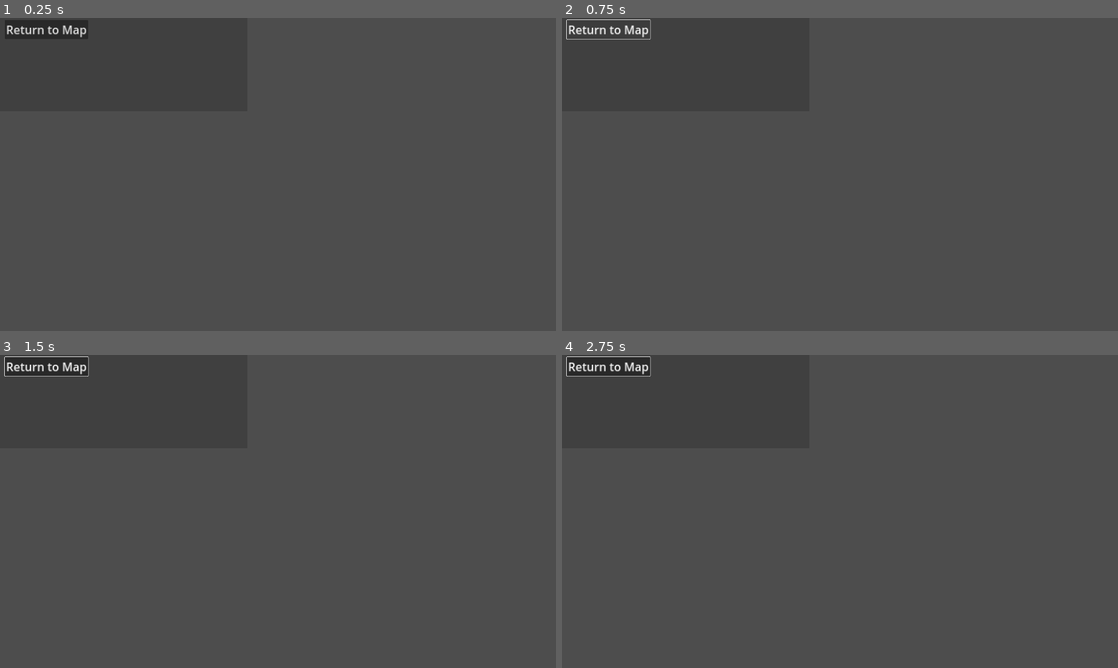
Above: before the commit, frames 1-4 (two rows, left to right).
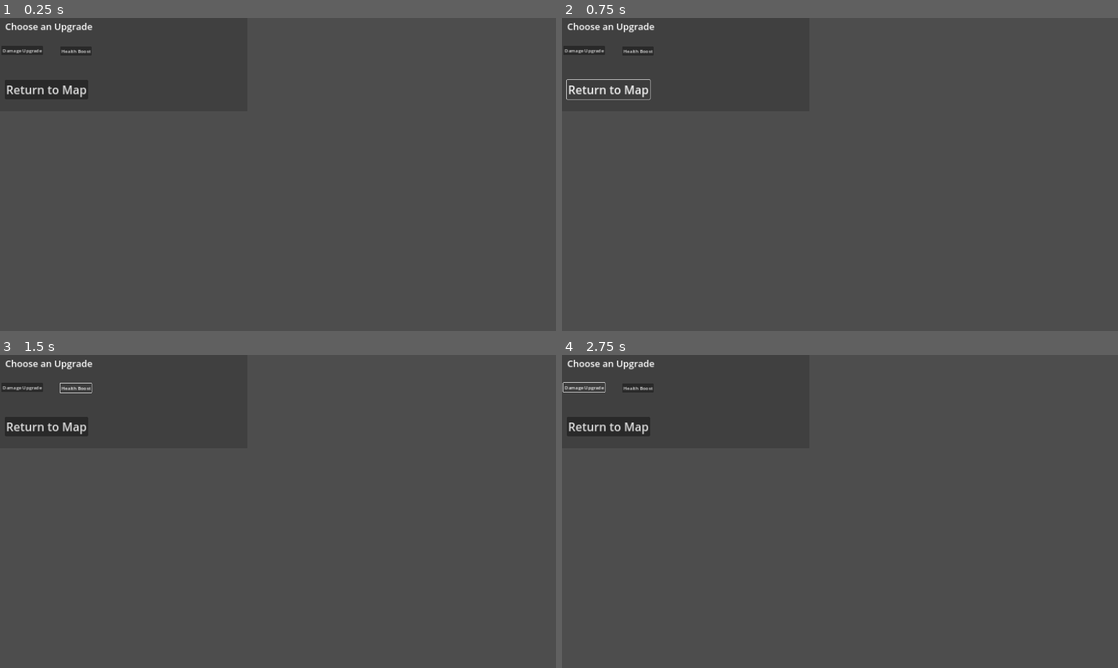
Above: after the commit, the same moments.

Repository: SammyCadian/wizards-who-hate-lizards
Game: Godot game, scene res://Scenes/UI/victory_ui.tscn
Same seed, same stepped clock (60 frames per second), same inputs: the game is played once before the commit and once after it. This scene is started directly instead of the project's main scene.
Inputs (mouse positions are in pixels of both pictures, inside the frame that each line leads up to):
- Up to frame 1 (0.25 s): no input
- Up to frame 2 (0.75 s): click "Return to Map" at 0.5 s
- Up to frame 3 (1.5 s): click (77, 389) at 1.25 s, where only the run after the commit has a clickable "Health Boost"
- Up to frame 4 (2.75 s): click (584, 386) at 2 s, where only the run after the commit has a clickable "Damage Upgrade"

The runs differ from the first frame. In frame 1, 0.6% of the frame differs, in the area x 0-17%, y 1-26%; in frame 2, 0.8%, in the area x 0-17%, y 0-27%; in frame 3, 0.7%; in frame 4, 0.7%.

Commit message:
added getting upgrades after finishing the level

Diff:
--- a/Scenes/Battle/battle_manager.gd
+++ b/Scenes/Battle/battle_manager.gd
@@ -47,6 +47,8 @@
 	var victoryInstance = victoryScene.instantiate()
 	victoryInstance.position = Vector2(0, 0) # Set the position
 	victoryInstance.get_node("Button").pressed.connect(_victory_button) # Connect the pressed signal
+	victoryInstance.get_node("HealthUpgrade").pressed.connect(selectHealthUpgrade)
+	victoryInstance.get_node("DamageUpgrade").pressed.connect(selectDamageUpgrade)
 	currBattle.add_child(victoryInstance)
 
 func lizardsWin():
@@ -62,8 +64,20 @@
 	gameOverInstance.get_node("Button").pressed.connect(_game_over_button) # Connect the pressed signal
 	currBattle.add_child(gameOverInstance)
 
+var selected
+
 func _victory_button():
+	if selected == "HealthUpgrade":
+		Global.setHealthUpgrade(10)
+	elif selected == "DamageUpgrade":
+		Global.setDamageUpgrade(.2)
 	get_parent().loadMap()
 
 func _game_over_button():
 	get_parent().restartGame()
+
+func selectHealthUpgrade():
+	selected = "HealthUpgrade"
+
+func selectDamageUpgrade():
+	selected = "DamageUpgrade"
--- a/Scenes/UI/victory_ui.gd
+++ b/Scenes/UI/victory_ui.gd
@@ -1,4 +1,14 @@
 extends Control
 
 func _on_button_pressed() -> void:
+	pass
+
+
+
+
+func _on_damage_upgrade_pressed() -> void:
+	pass
+
+
+func _on_health_upgrade_pressed() -> void:
 	pass # Replace with function body.
--- a/Scenes/UI/victory_ui.tscn
+++ b/Scenes/UI/victory_ui.tscn
@@ -59,12 +59,41 @@
 anchor_right = 0.5
 anchor_bottom = 0.5
 offset_left = -143.0
-offset_top = -31.5
+offset_top = 175.0
 offset_right = 143.0
-offset_bottom = 31.5
+offset_bottom = 238.0
 grow_horizontal = 2
 grow_vertical = 2
 theme_override_font_sizes/font_size = 40
 text = "Return to Map"
 
+[node name="HealthUpgrade" type="Button" parent="."]
+layout_mode = 0
+offset_left = 48.0
+offset_top = 58.0
+offset_right = 156.0
+offset_bottom = 89.0
+text = "Health Boost"
+
+[node name="DamageUpgrade" type="Button" parent="."]
+layout_mode = 0
+offset_left = -155.0
+offset_top = 56.0
+offset_right = -12.0
+offset_bottom = 87.0
+text = "Damage Upgrade"
+
+[node name="Label2" type="Label" parent="."]
+layout_mode = 0
+offset_left = -142.0
+offset_top = -33.0
+offset_right = 159.0
+offset_bottom = 12.0
+theme_override_font_sizes/font_size = 32
+text = "Choose an Upgrade"
+horizontal_alignment = 2
+vertical_alignment = 3
+
 [connection signal="pressed" from="Button" to="." method="_on_button_pressed"]
+[connection signal="pressed" from="HealthUpgrade" to="." method="_on_health_upgrade_pressed"]
+[connection signal="pressed" from="DamageUpgrade" to="." method="_on_damage_upgrade_pressed"]
--- a/Scenes/Units/Wizards/autorifle.gd
+++ b/Scenes/Units/Wizards/autorifle.gd
@@ -13,7 +13,7 @@
 
 # Called when the node enters the scene tree for the first time.
 func _ready() -> void:
-	health += Global.getHealthBoost()
+	health += Global.getHealthUpgrade()
 	damage += Global.getDamageUpgrade()
 	$AnimatedSprite2D.animation = "walk"
 	$AnimatedSprite2D.play()
--- a/Scenes/Units/Wizards/rifleman.gd
+++ b/Scenes/Units/Wizards/rifleman.gd
@@ -13,7 +13,7 @@
 
 # Called when the node enters the scene tree for the first time.
 func _ready() -> void:
-	health += Global.getHealthBoost()
+	health += Global.getHealthUpgrade()
 	damage += Global.getDamageUpgrade()
 	$AnimatedSprite2D.animation = "walk"
 	$AnimatedSprite2D.play()
--- a/Scenes/Units/Wizards/scout.gd
+++ b/Scenes/Units/Wizards/scout.gd
@@ -13,7 +13,7 @@
 
 # Called when the node enters the scene tree for the first time.
 func _ready() -> void:
-	health += Global.getHealthBoost()
+	health += Global.getHealthUpgrade()
 	damage += Global.getDamageUpgrade()
 	$AnimatedSprite2D.animation = "walk"
 	$AnimatedSprite2D.play()
--- a/global.gd
+++ b/global.gd
@@ -18,7 +18,7 @@
 
 
 var damageMultiplier = 1
-var healthBoost = 0
+var healthUpgrade = 0
 
 func setDamageUpgrade(moredamages):
 	damageMultiplier += moredamages
@@ -28,9 +28,9 @@
 	return damageMultiplier
 
 
-func setHealthBoost(morehealths):
-	healthBoost += morehealths
+func setHealthUpgrade(morehealths):
+	healthUpgrade += morehealths
 
 
-func getHealthBoost():
-	return healthBoost
+func getHealthUpgrade():
+	return healthUpgrade
